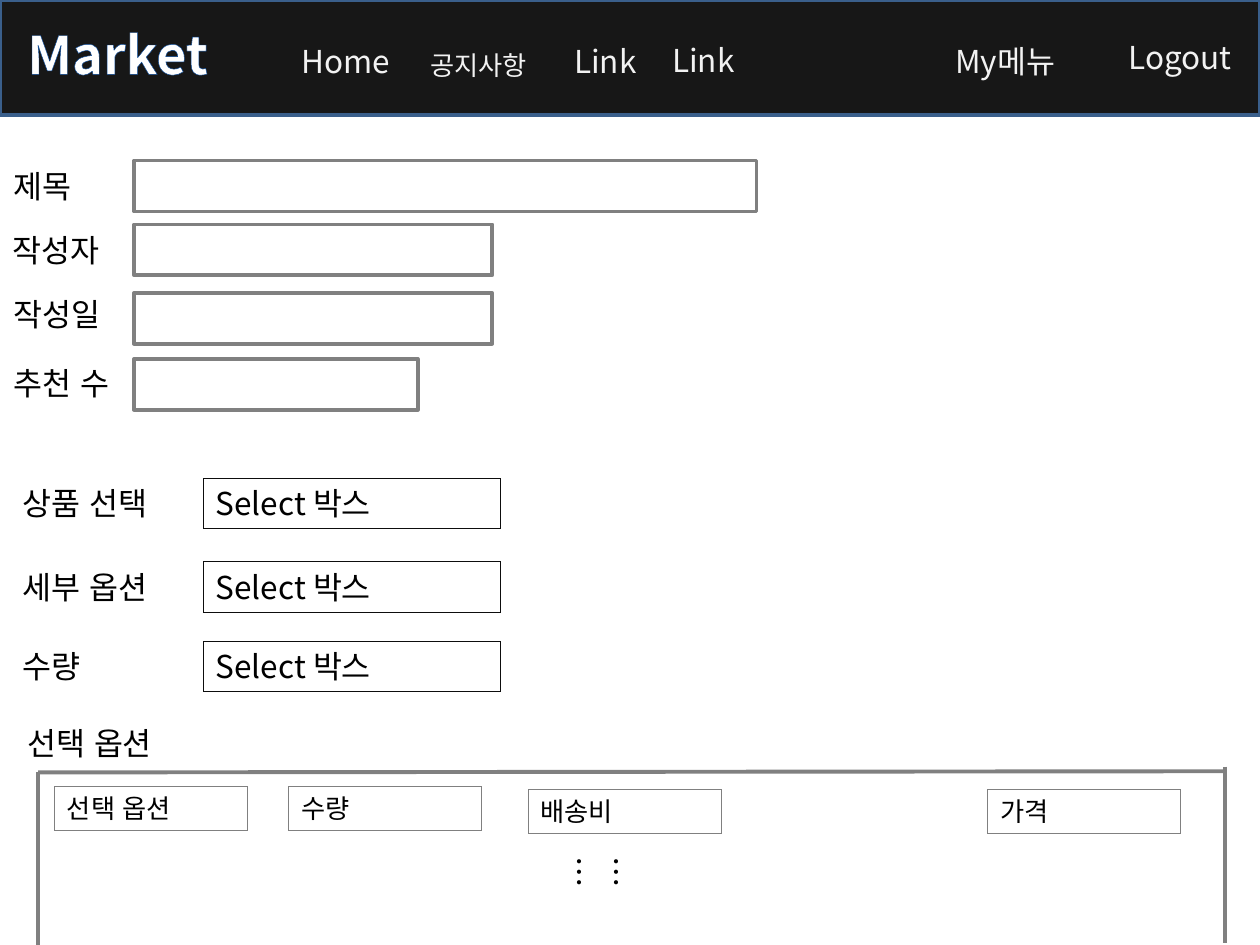
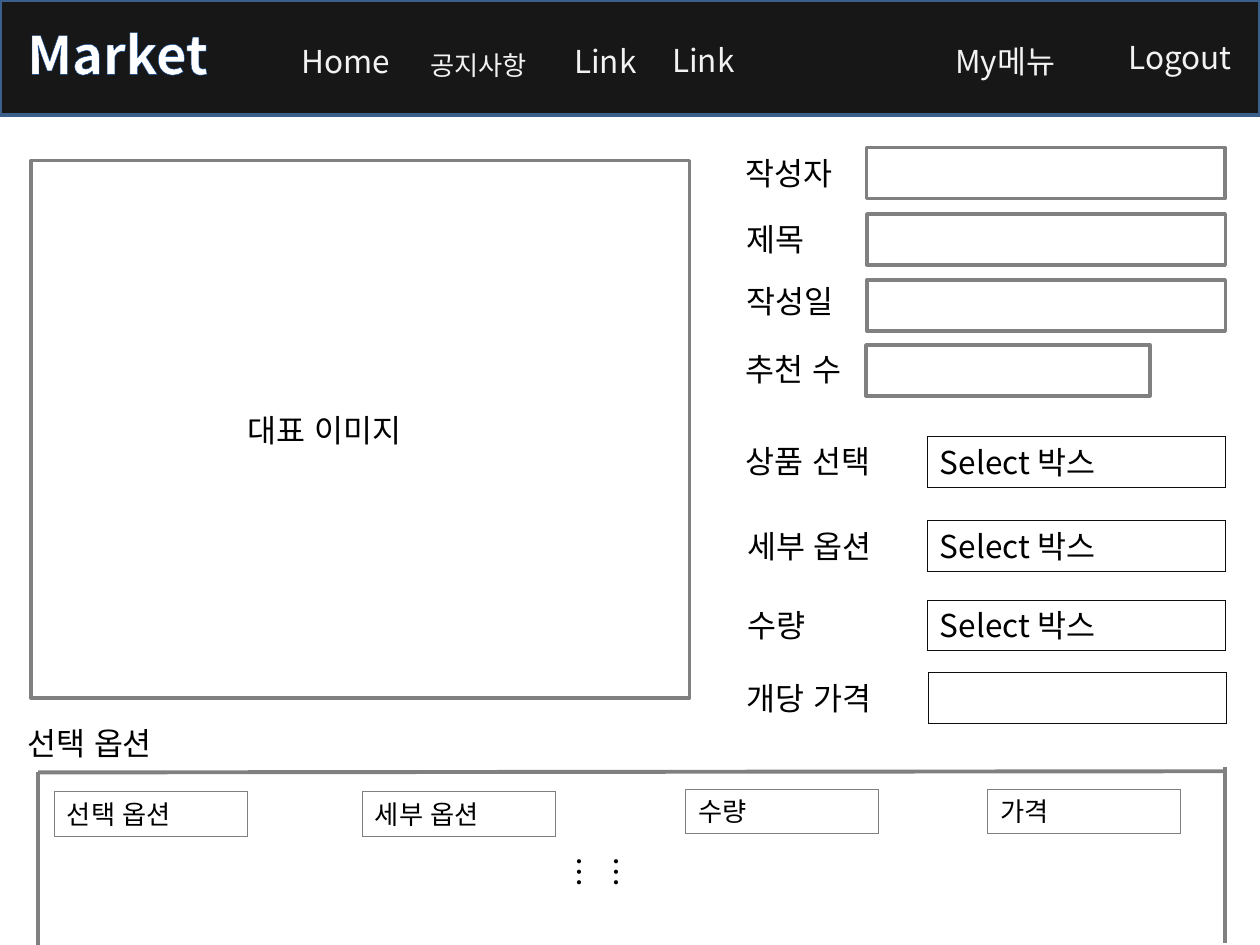
Before and after one commit to rosangels2/market, a slide deck: slide 11 of 포트폴리오/스토리보드/스토리보드.pptx. Drawn at 1260x945 pixels with LibreOffice and Linux fonts; fonts in the diff are those of the drawing. Boxes give left, top, right and bottom in pixels: in the first picture for what was removed or moved away, otherwise in the second. Text is boxed around its words. In the diff, an @@ line names an element or a change of style, - is before the commit and + after.

Commit message:
상품 정보/문의/댓글 화면 구현

```diff
--- a/포트폴리오/스토리보드/스토리보드.pptx
+++ b/포트폴리오/스토리보드/스토리보드.pptx
@@ text "작성자": place and size @@
-text "작성자" at bbox=[13, 236, 100, 265]
+text "작성자" at bbox=[745, 159, 832, 188]
@@ rectangle: place and size @@
-rectangle at bbox=[134, 224, 491, 275]
+rectangle at bbox=[867, 147, 1225, 198]
@@ rectangle added at bbox=[30, 160, 689, 698], fill #FFFFFF, outline #808080 2 pt @@
@@ text "제목": place and size @@
-text "제목" at bbox=[13, 172, 71, 201]
+text "제목" at bbox=[746, 225, 804, 254]
@@ rectangle: place and size @@
-rectangle at bbox=[134, 160, 756, 210]
+rectangle at bbox=[867, 214, 1225, 265]
@@ text "작성일": place and size @@
-text "작성일" at bbox=[13, 300, 100, 329]
+text "작성일" at bbox=[746, 287, 833, 316]
@@ rectangle: place and size @@
-rectangle at bbox=[134, 294, 491, 344]
+rectangle at bbox=[867, 280, 1225, 330]
@@ text "추천 수": place and size @@
-text "추천 수" at bbox=[13, 369, 109, 398]
+text "추천 수" at bbox=[745, 355, 841, 384]
@@ rectangle: place and size @@
-rectangle at bbox=[134, 359, 417, 410]
+rectangle at bbox=[866, 345, 1149, 396]
@@ text added at bbox=[247, 416, 401, 445], 18 pt, text #000000 @@
+대표 이미지
@@ 3 texts, 3 rectangles: place and size @@
-3 texts, 3 rectangles at bbox=[23, 478, 500, 692]
+3 texts, 3 rectangles at bbox=[745, 437, 1225, 650]
@@ text added at bbox=[746, 684, 871, 713], 18 pt, text #000000 @@
+개당 가격
@@ rectangle added at bbox=[929, 673, 1226, 723], outline #0D0D0D 0.75 pt @@
@@ rectangle "선택 옵션": place and size @@
-rectangle "선택 옵션" at bbox=[54, 786, 247, 830]
+rectangle "선택 옵션" at bbox=[54, 791, 247, 835]
@@ rectangle added at bbox=[363, 791, 556, 835], outline #808080 0.75 pt, 15 pt, text #000000 @@
+세부 옵션
@@ rectangle removed at bbox=[528, 790, 721, 834] @@
-배송비
@@ rectangle "수량": place and size @@
-rectangle "수량" at bbox=[289, 786, 481, 830]
+rectangle "수량" at bbox=[685, 790, 878, 834]
```
Also in this commit, not shown: 5 other slides changed, 1 slide added, 4 other files.
